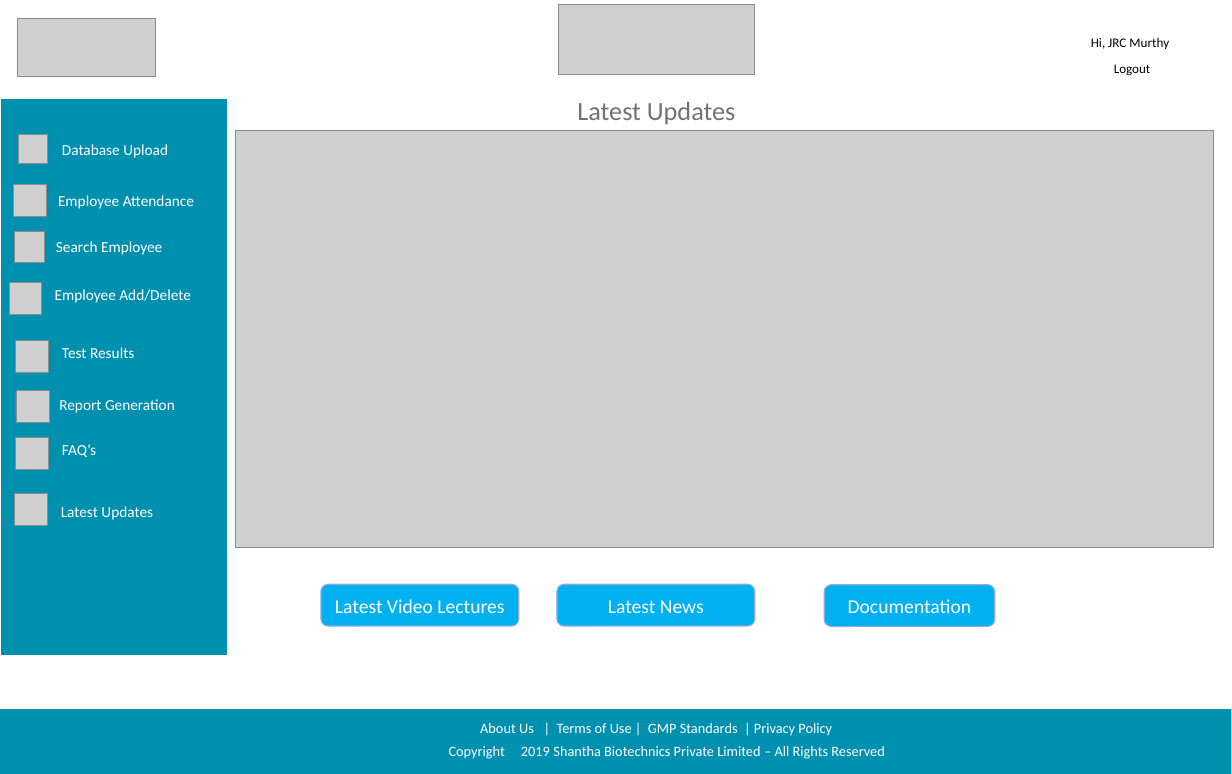
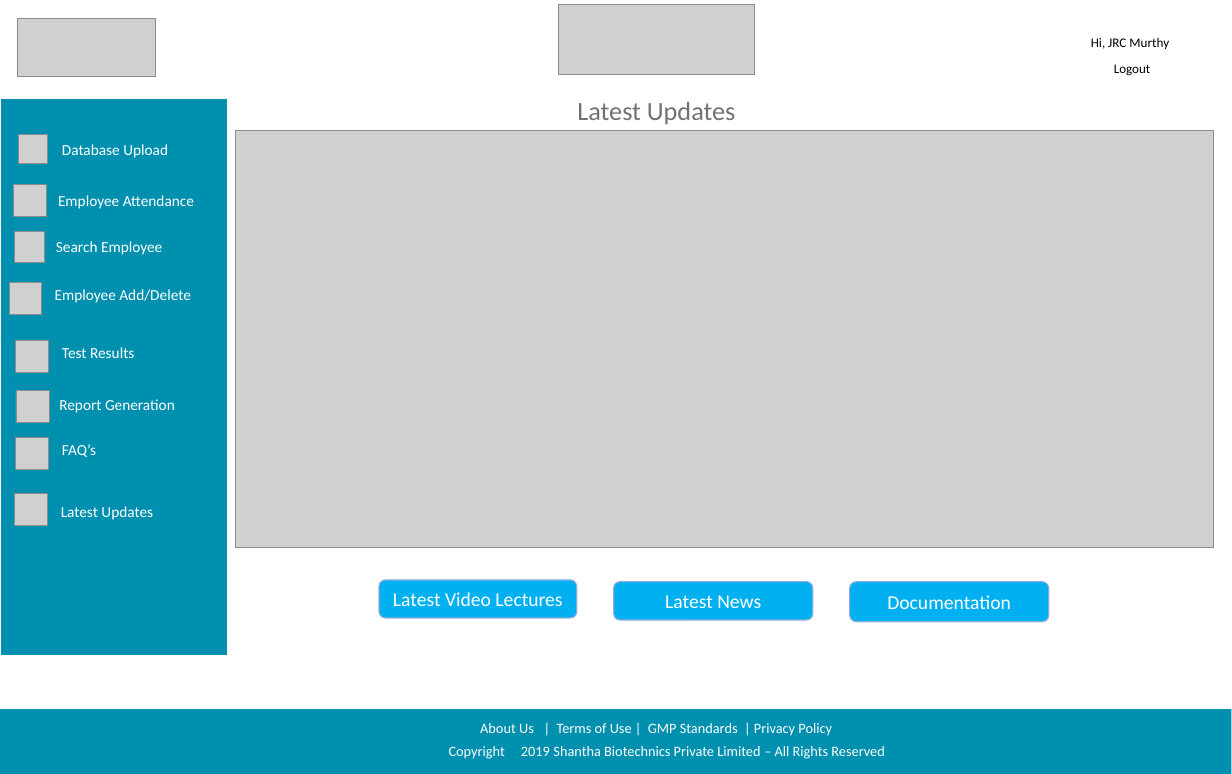
Before and after one commit to sarthakbhutani/Shantha_sih2019, a slide deck: slide 6 of Documentation/Screen Designs/Shanta Sanofi Screen Designs.pptx (slide 7 before the commit). Drawn at 1232x774 pixels with LibreOffice and Linux fonts; fonts in the diff are those of the drawing; grey boxes stand for pictures; background and template pictures are left out. Boxes give left, top, right and bottom in pixels: in the first picture for what was removed or moved away, otherwise in the second. Text is boxed around its words. In the diff, an @@ line names an element or a change of style, - is before the commit and + after.

```diff
--- a/Documentation/Screen Designs/Shanta Sanofi Screen Designs.pptx
+++ b/Documentation/Screen Designs/Shanta Sanofi Screen Designs.pptx
@@ rounded rectangle "Latest Video Lectures": place and size @@
-rounded rectangle "Latest Video Lectures" at (321,584,518,625)
+rounded rectangle "Latest Video Lectures" at (379,579,577,617)
@@ rounded rectangle "Latest News": place and size @@
-rounded rectangle "Latest News" at (557,584,755,625)
+rounded rectangle "Latest News" at (614,581,813,620)
@@ rounded rectangle "Documentation": place and size @@
-rounded rectangle "Documentation" at (824,585,995,626)
+rounded rectangle "Documentation" at (849,581,1049,622)
```
Also in this commit, not shown: 3 other slides changed, 1 slide removed.
